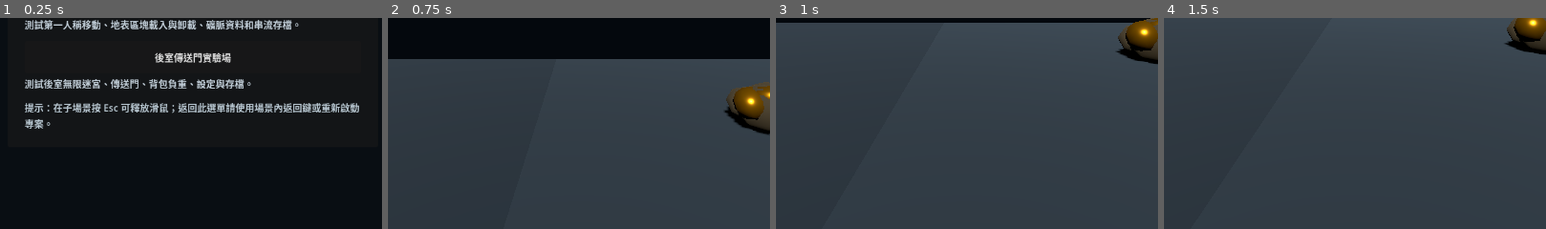
Above: before the commit, frames 1-4 (left to right).
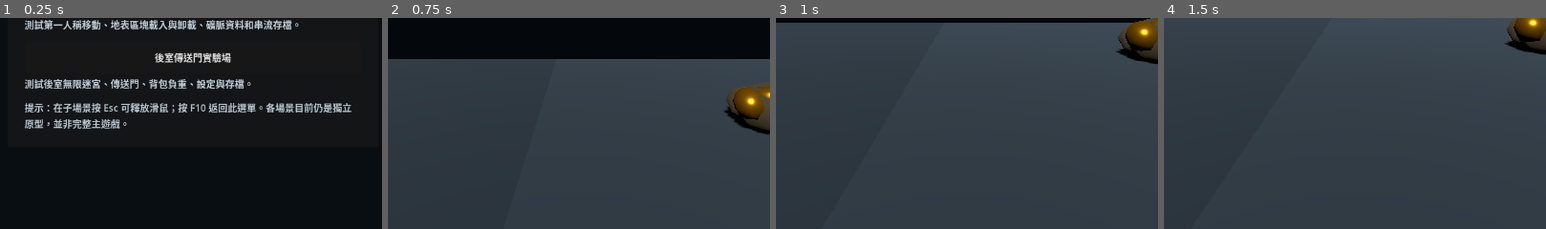
Above: after the commit, the same moments.

Repository: qaqp980520-prog/2126-Survival
Game: Godot game, scene res://prototypes/SurvivalTestHub.tscn
Same seed, same stepped clock (60 frames per second), same inputs: the game is played once before the commit and once after it.
Inputs (mouse positions are % of the whole screen's width and height, from its top left):
- Up to frame 1 (0.25 s): no input
- Up to frame 2 (0.75 s): click "地表探索／區塊與礦物串流" at 0.5 s
- Up to frame 3 (1 s): no input
- Up to frame 4 (1.5 s): tap Enter at 1.25 s; move the mouse to (72, 44) at 1.27 s; hold Right from 1.28 s (still down); tap F at 1.35 s; click (72, 44) at 1.42 s
The pictures show only the part of the screen within x 25-75%, y 50-100%; the shares and areas given below are measured in that part.

The runs differ from the first frame. In frame 1, 2.3% of the frame differs, in the area x 6-94%, y 40-53%; in frame 2, nothing differs; in frame 3, nothing differs; in frame 4, nothing differs.

Commit message:
Clarify test hub navigation and prototype status

Diff:
--- a/prototypes/SurvivalTestHub.gd
+++ b/prototypes/SurvivalTestHub.gd
@@ -65,7 +65,7 @@
 	)
 
 	status_label = Label.new()
-	status_label.text = "提示：在子場景按 Esc 可釋放滑鼠；返回此選單請使用場景內返回鍵或重新啟動專案。"
+	status_label.text = "提示：在子場景按 Esc 可釋放滑鼠；按 F10 返回此選單。各場景目前仍是獨立原型，並非完整主遊戲。"
 	status_label.autowrap_mode = TextServer.AUTOWRAP_WORD_SMART
 	status_label.add_theme_color_override("font_color", Color(0.72, 0.78, 0.82))
 	column.add_child(status_label)
